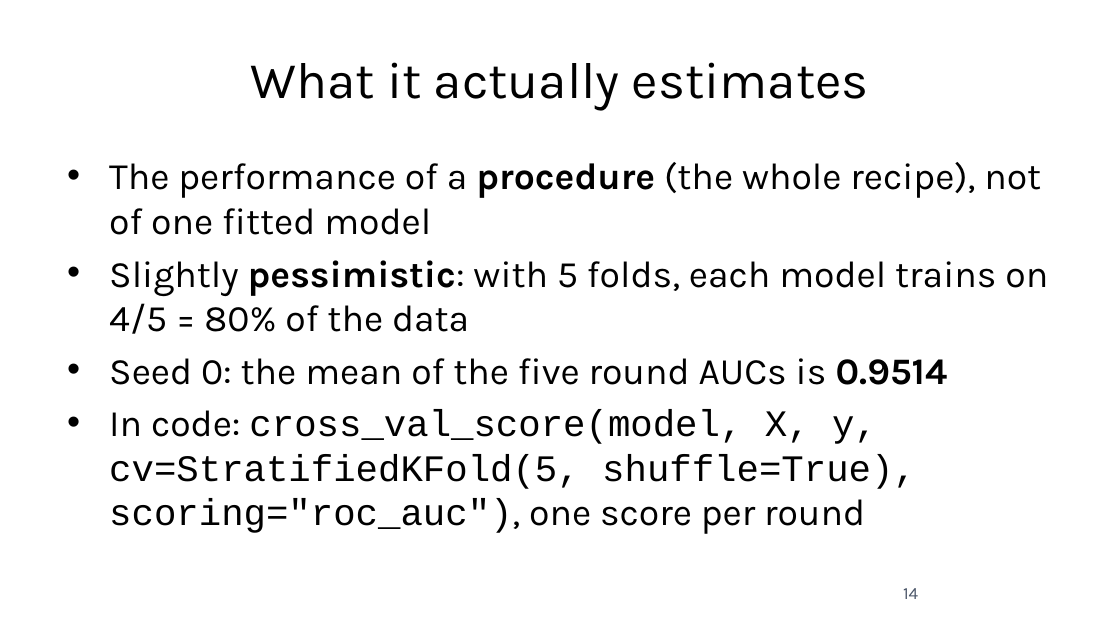
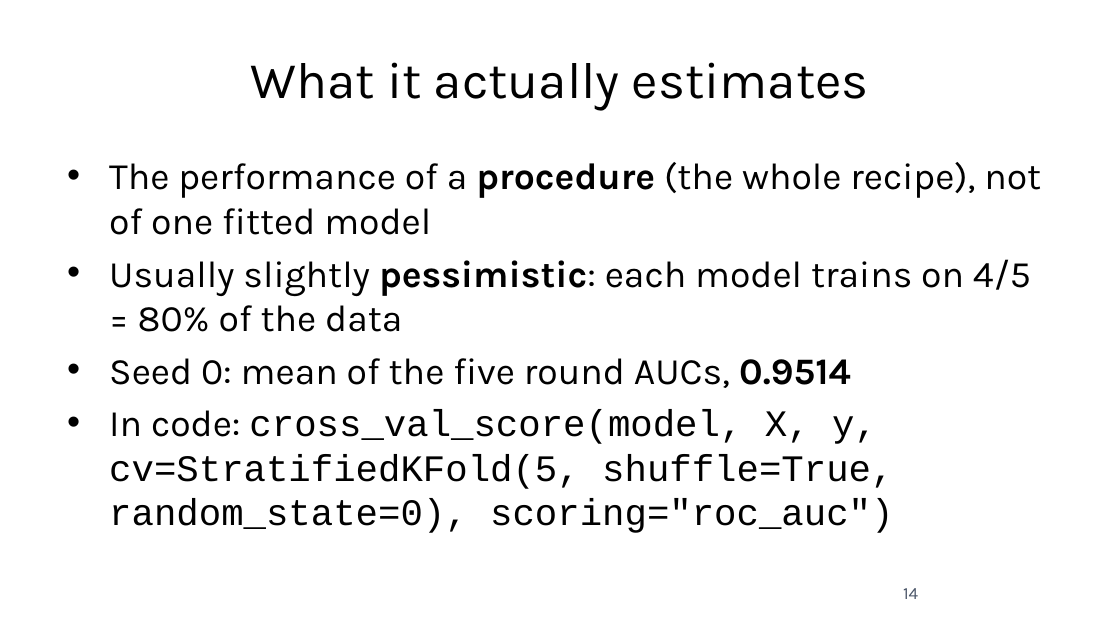
Before and after one commit to fabioantonini/technologies-for-artificial-intelligence, a slide deck: slide 14 of Lessons/05_experimental_methodology/Slides/experimental_methodology_slides.pptx. Drawn at 1120x630 pixels with LibreOffice and Linux fonts; fonts in the diff are those of the drawing; background and template pictures are left out. Boxes give left, top, right and bottom in pixels: in the first picture for what was removed or moved away, otherwise in the second. Text is boxed around its words. In the diff, an @@ line names an element or a change of style, - is before the commit and + after.

```diff
--- a/Lessons/05_experimental_methodology/Slides/experimental_methodology_slides.pptx
+++ b/Lessons/05_experimental_methodology/Slides/experimental_methodology_slides.pptx
@@ text at bbox=[109, 259, 1031, 533]: text changed @@
-• Slightly pessimistic: with 5 folds, each model trains on 4/5 = 80% of the data
-• Seed 0: the mean of the five round AUCs is 0.9514
-• In code: cross_val_score(model, X, y, cv=StratifiedKFold(5, shuffle=True), scoring="roc_auc"), one score per round
+• Usually slightly pessimistic: each model trains on 4/5 = 80% of the data
+• Seed 0: mean of the five round AUCs, 0.9514
+• In code: cross_val_score(model, X, y, cv=StratifiedKFold(5, shuffle=True, random_state=0), scoring="roc_auc")
```
Also in this commit, not shown: 8 other slides changed, 17 other files.
